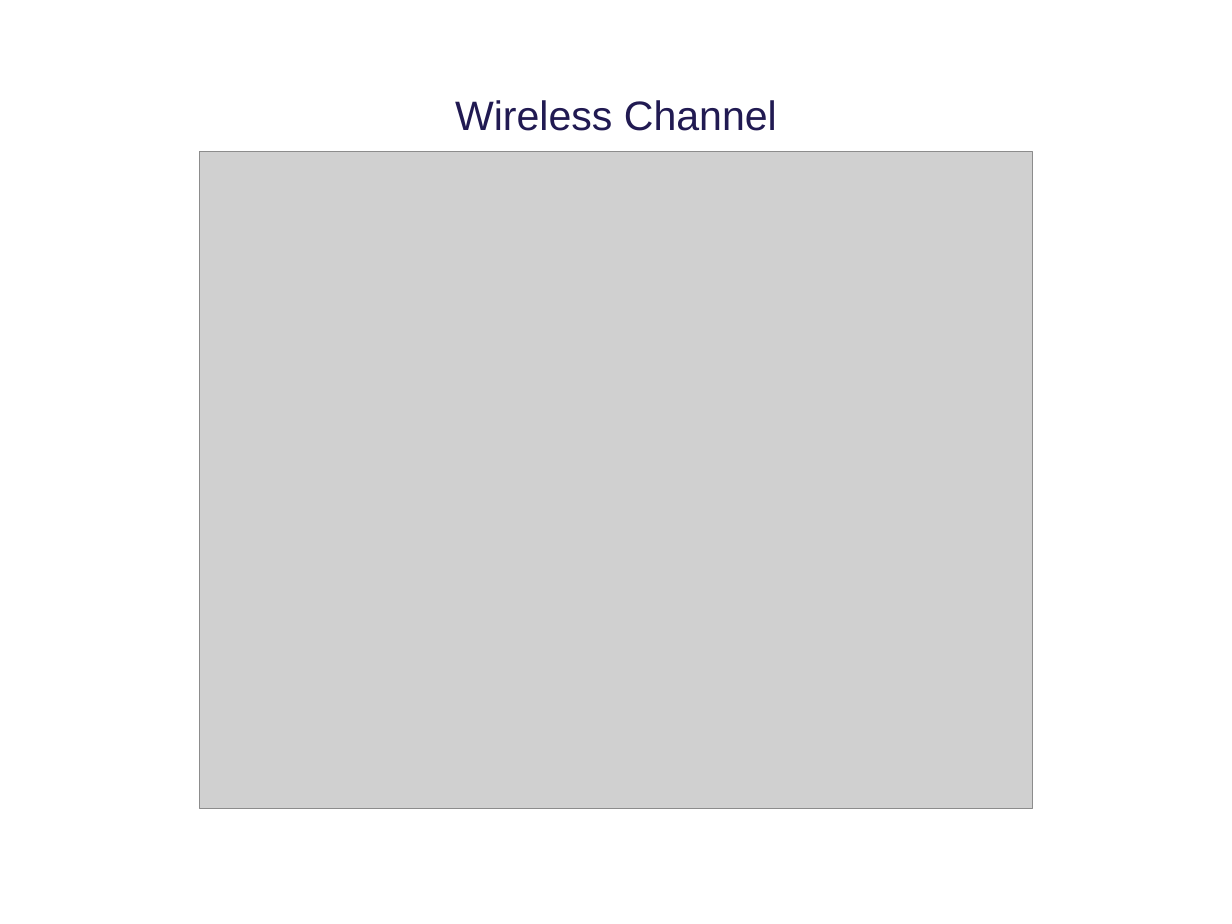
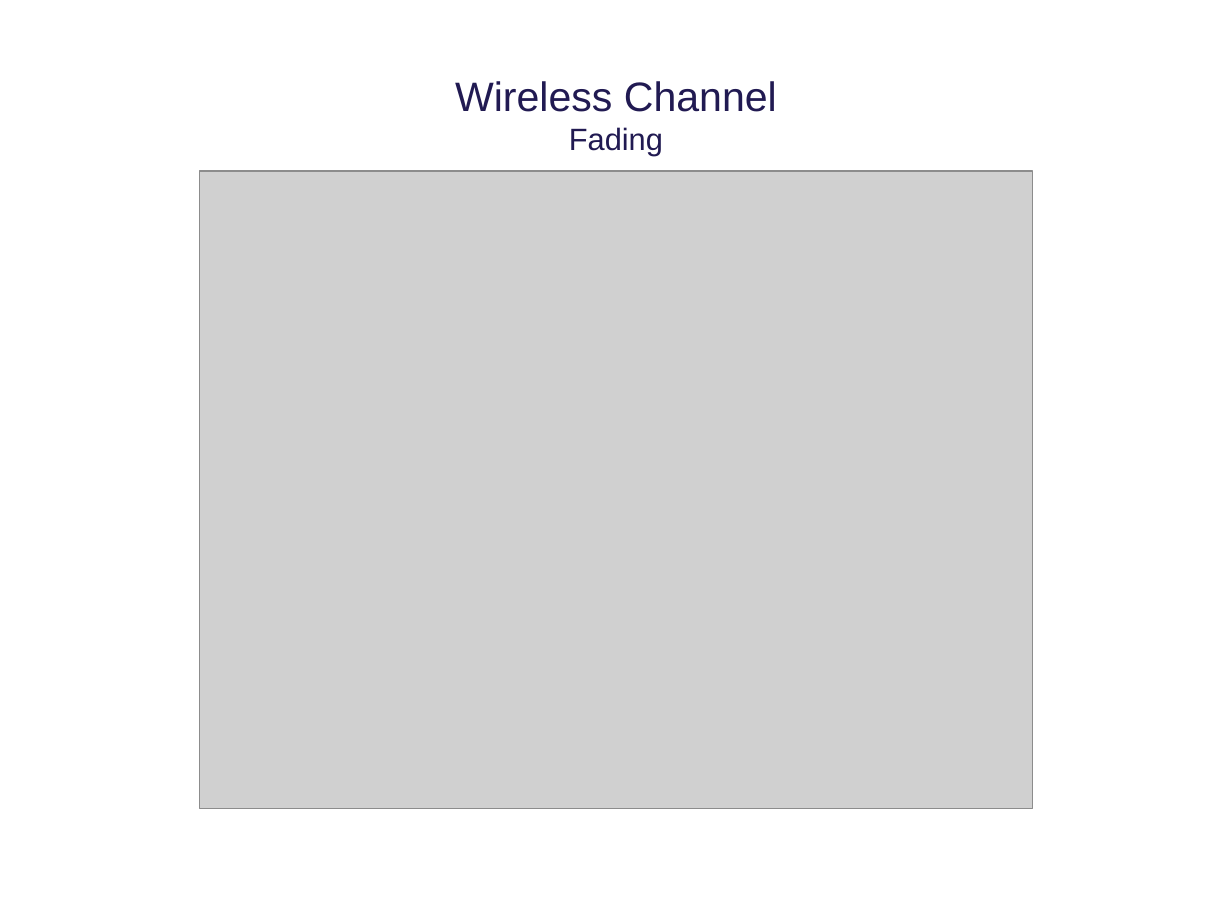
Before and after one commit to tkjj13/P8, a slide deck: slide 7 of ppt/final.pptx. Drawn at 1232x924 pixels with LibreOffice and Linux fonts; fonts in the diff are those of the drawing; grey boxes stand for pictures; background and template pictures are left out. Boxes give left, top, right and bottom in pixels: in the first picture for what was removed or moved away, otherwise in the second. Text is boxed around its words. In the diff, an @@ line names an element or a change of style, - is before the commit and + after.

```diff
--- a/ppt/final.pptx
+++ b/ppt/final.pptx
@@ title at (455, 81, 777, 156): text changed @@
-Wireless Channel
+Wireless Channel
+Fading
@@ picture: place and size @@
-picture at (200, 152, 1032, 808)
+picture at (200, 171, 1032, 809)
```
Also in this commit, not shown: 5 other slides changed, 1 slide added, 1 slide removed.
